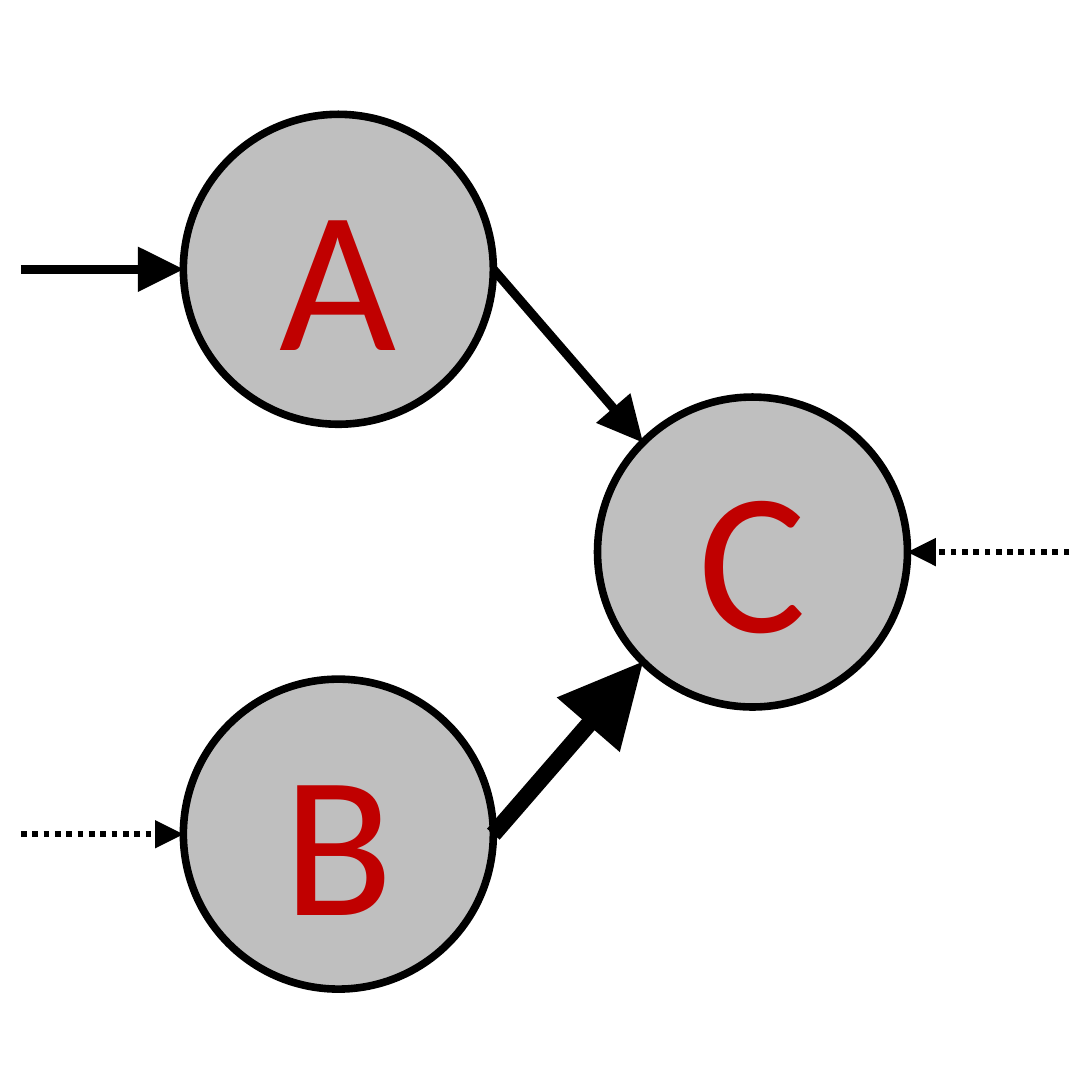
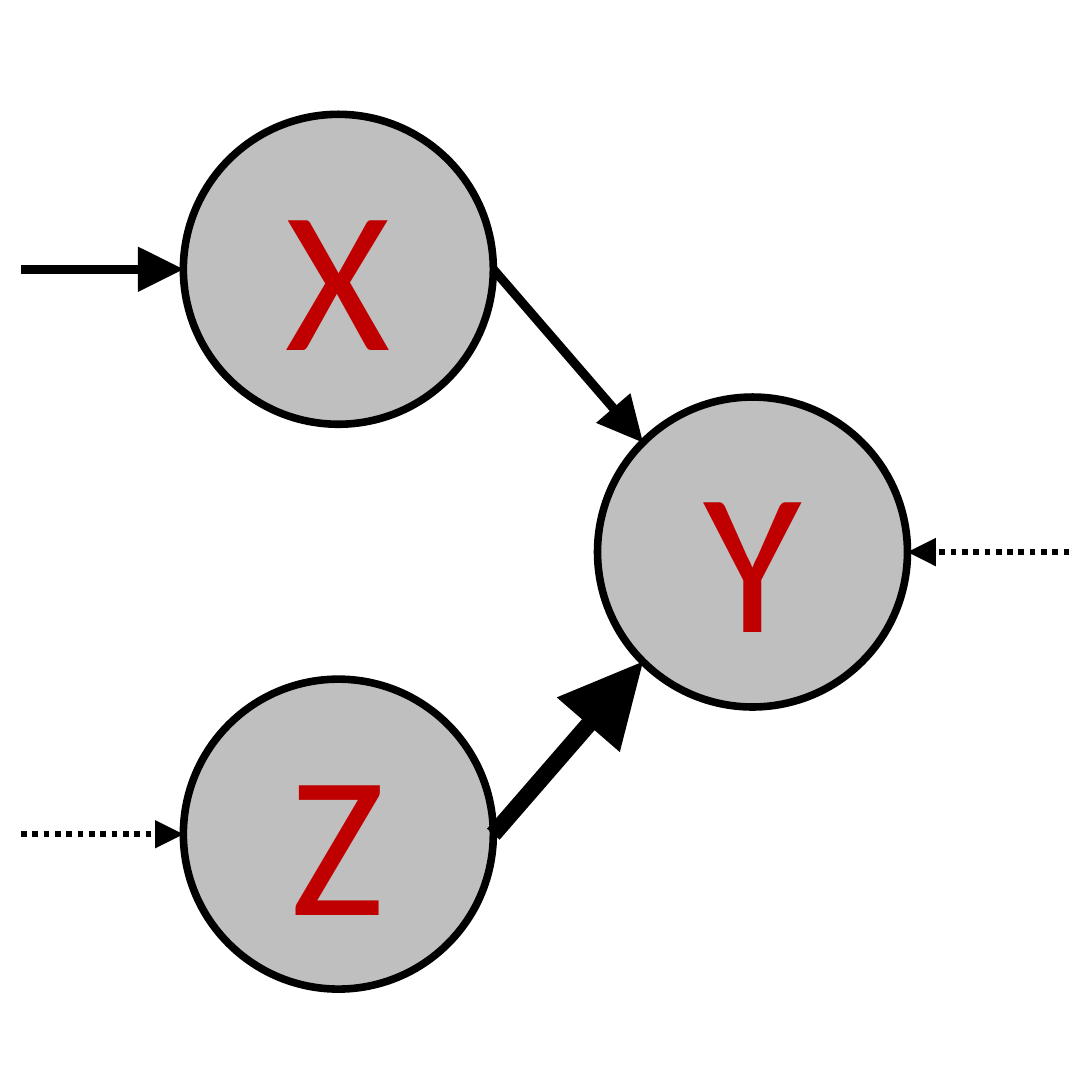
Before and after one commit to ishita-dg/causal_markov, a slide deck: slide 59 of Experiments/draw_stimuli.pptx. Drawn at 1092x1092 pixels with LibreOffice and Linux fonts; fonts in the diff are those of the drawing. Boxes give left, top, right and bottom in pixels: in the first picture for what was removed or moved away, otherwise in the second. Text is boxed around its words. In the diff, an @@ line names an element or a change of style, - is before the commit and + after.

```diff
--- a/Experiments/draw_stimuli.pptx
+++ b/Experiments/draw_stimuli.pptx
@@ text in ellipse at bbox=[286, 220, 391, 350]: text changed @@
-A
+X
@@ text in ellipse at bbox=[703, 502, 801, 632]: text changed @@
-C
+Y
@@ text in ellipse at bbox=[291, 785, 386, 915]: text changed @@
-B
+Z
```
Also in this commit, not shown: 80 other slides changed, 21 other files.
